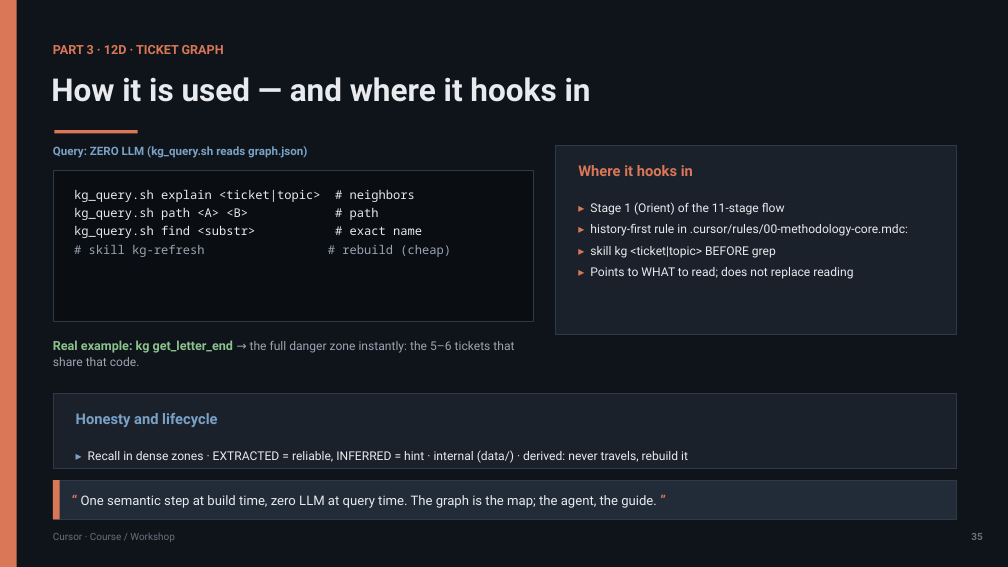
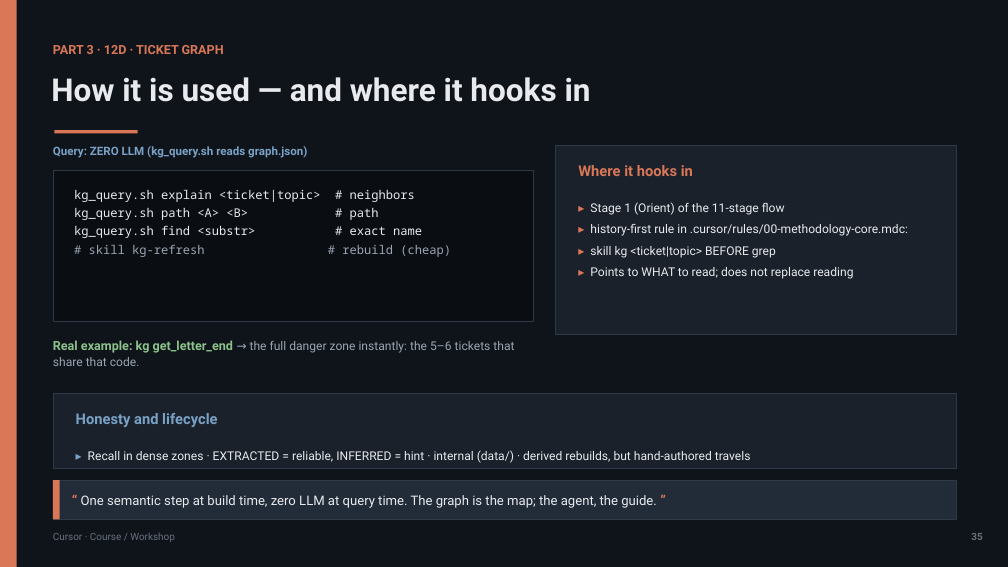
Before and after one commit to olonok69/cursor_code_ml_engineer, a slide deck: slide 35 of presentacion/Cursor_Presentacion_EN.pptx. Drawn at 1008x567 pixels with LibreOffice and Linux fonts; fonts in the diff are those of the drawing. Boxes give left, top, right and bottom in pixels: in the first picture for what was removed or moved away, otherwise in the second. Text is boxed around its words. In the diff, an @@ line names an element or a change of style, - is before the commit and + after.

```diff
--- a/presentacion/Cursor_Presentacion_EN.pptx
+++ b/presentacion/Cursor_Presentacion_EN.pptx
@@ text at bbox=[88, 450, 751, 463]: text changed @@
-▸ Recall in dense zones · EXTRACTED = reliable, INFERRED = hint · internal (data/) · derived: never travels, rebuild it
+▸ Recall in dense zones · EXTRACTED = reliable, INFERRED = hint · internal (data/) · derived rebuilds, but hand-authored travels
```
Also in this commit, not shown: 1 other slide changed, 12 other files.
